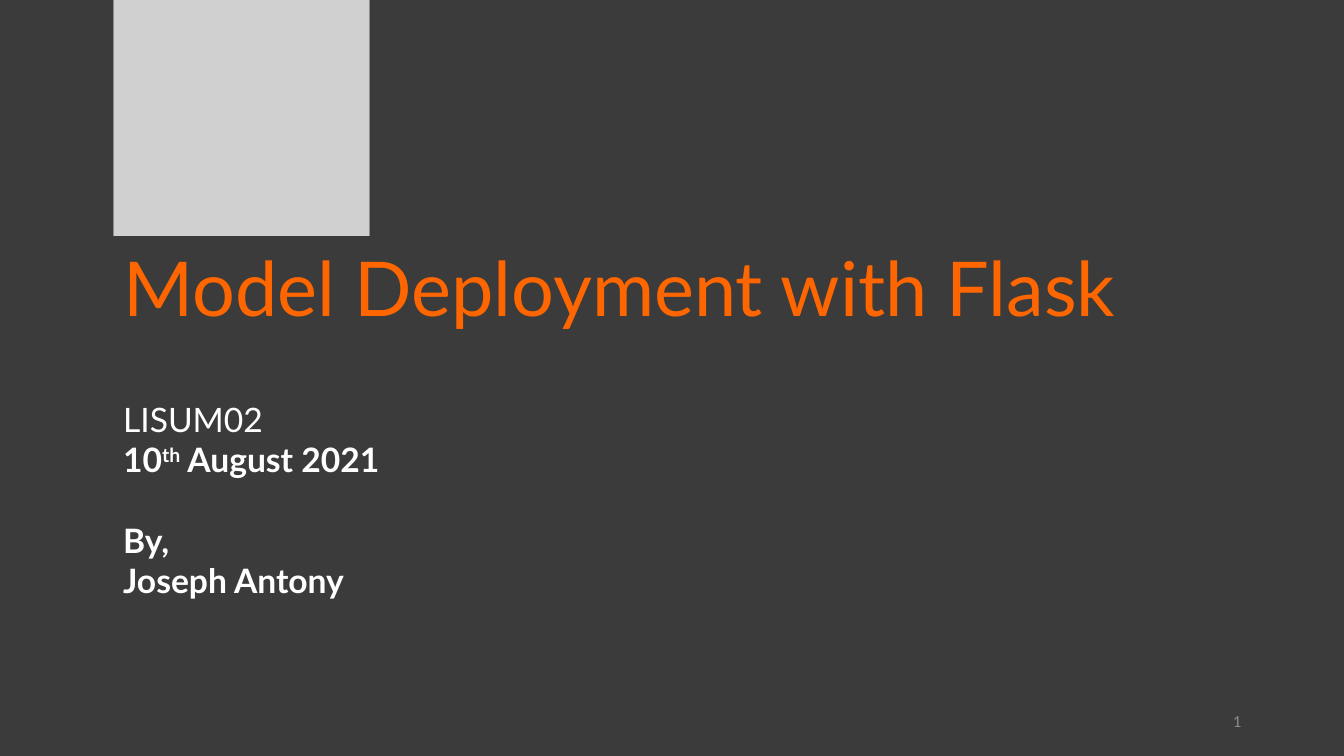
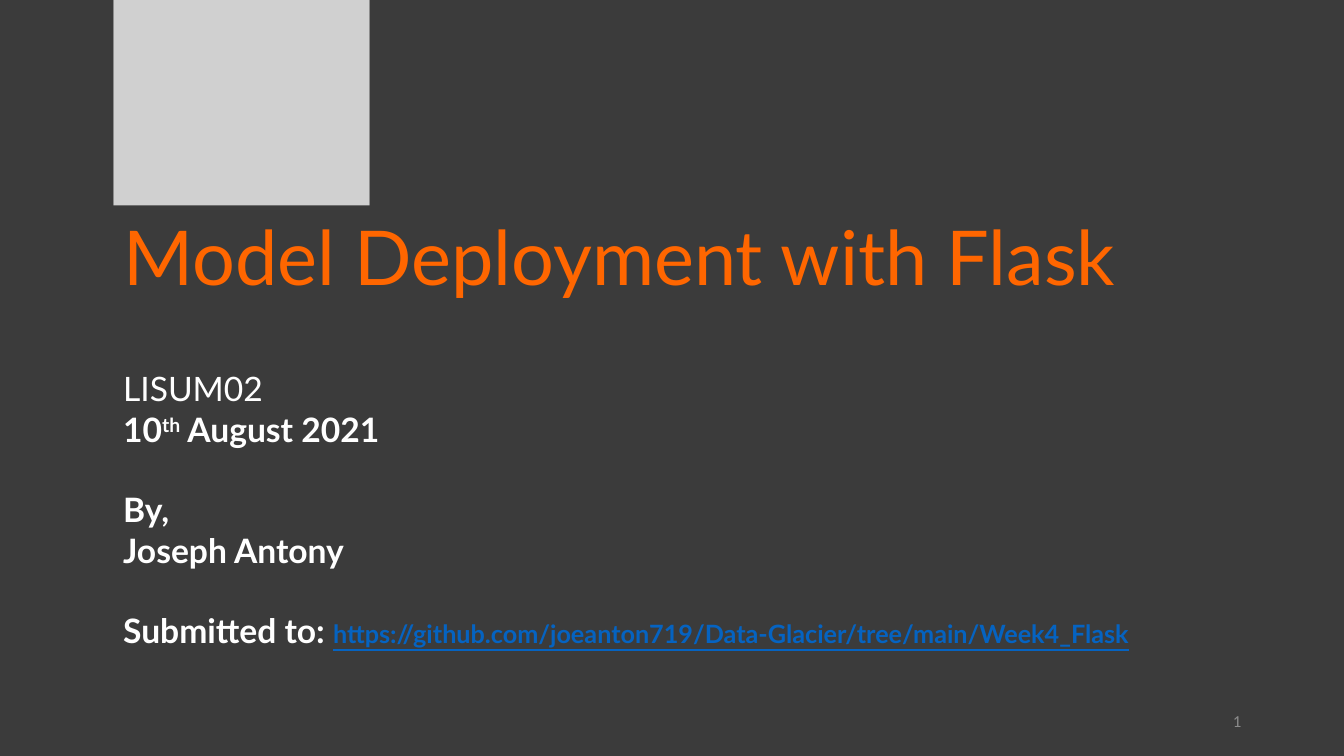
Before and after one commit to joeanton719/Data-Glacier, a slide deck: slide 1 of Week4_Flask/Model_deployment_with_Flask.pptx. Drawn at 1344x756 pixels with LibreOffice and Linux fonts; fonts in the diff are those of the drawing; grey boxes stand for pictures. Boxes give left, top, right and bottom in pixels: in the first picture for what was removed or moved away, otherwise in the second. Text is boxed around its words. In the diff, an @@ line names an element or a change of style, - is before the commit and + after.

```diff
--- a/Week4_Flask/Model_deployment_with_Flask.pptx
+++ b/Week4_Flask/Model_deployment_with_Flask.pptx
@@ text "Model Deployment with Flask": place and size @@
-text "Model Deployment with Flask" at [123,260,1116,599]
+text "Model Deployment with Flask" at [123,229,1129,648]
@@ text at [123,618,1129,648]: paragraph added @@
+Submitted to: https://github.com/joeanton719/Data-Glacier/tree/main/Week4_Flask
```
Also in this commit, not shown: 1 other file.
